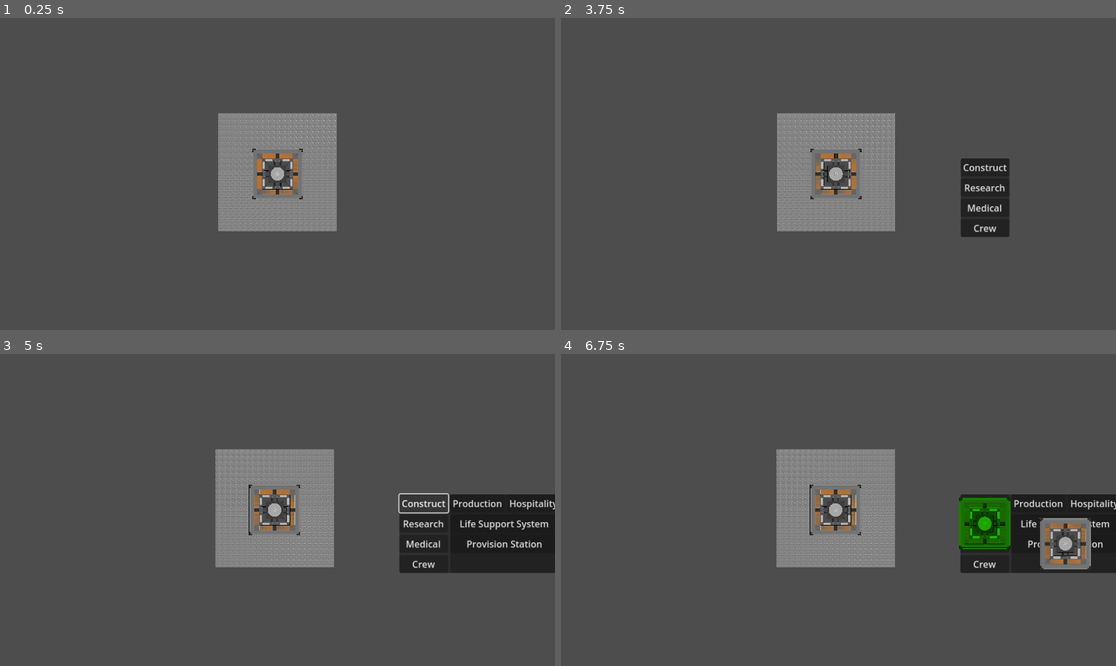
Above: before the commit, frames 1-4 (two rows, left to right).
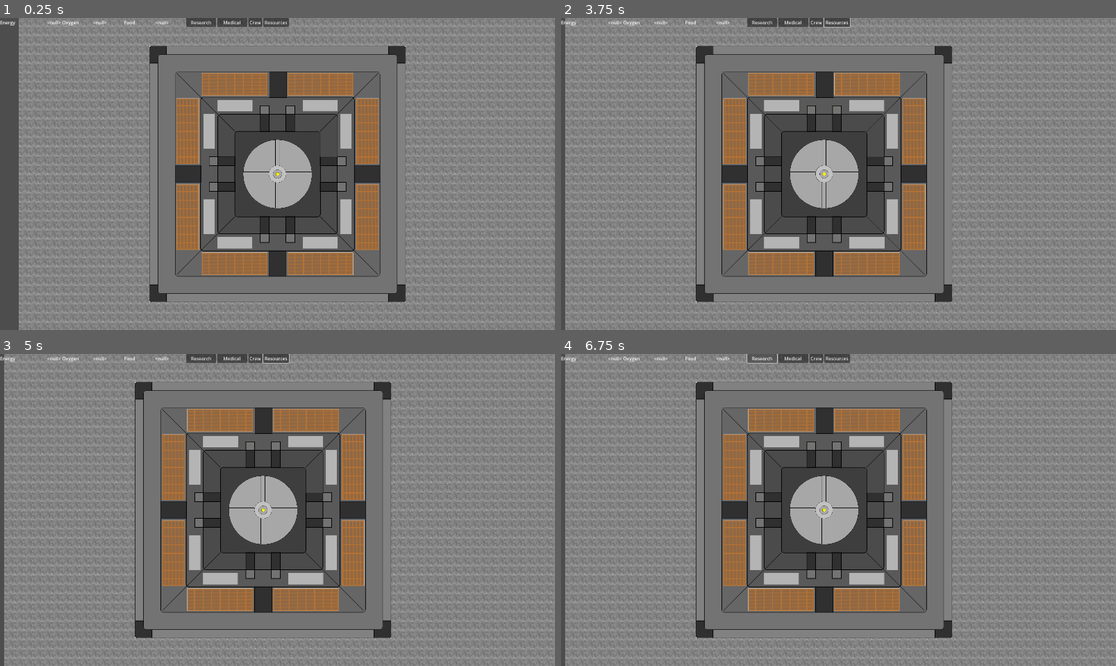
Above: after the commit, the same moments.

Repository: AxisTrotec/Astra
Game: Godot game, scene res://Scenes/World Generation/World Generation.tscn
The game is run twice, just before and just after one commit, with the same random seed, the same clock (stepped at 60 frames per second) and the same inputs.
Inputs (mouse positions are in pixels of both pictures, inside the frame that each line leads up to):
- Up to frame 1 (0.25 s): no input
- Up to frame 2 (3.75 s): click (760, 21) at 0.5 s, where only the run after the commit has a clickable "Research"; click (794, 21) at 1.25 s, where only the run after the commit has a clickable "Medical"; click (816, 21) at 2 s, where only the run after the commit has a clickable "Crew"; click (838, 21) at 2.75 s, where only the run after the commit has a clickable "Resources"; tap Enter at 3.5 s; move the mouse to (960, 158) at 3.52 s; hold Right from 3.53 s (still down); hold Ctrl from 3.53 s (still down); click (960, 158) at 3.67 s
- Up to frame 3 (5 s): release Right at 4.25 s; release Ctrl at 4.25 s; click (421, 503) at 4.25 s, where only the run before the commit has a clickable "Construct"
- Up to frame 4 (6.75 s): click (1066, 522) at 5 s, where only the run before the commit has a clickable "Life Support System"; click (1066, 544) at 5.75 s, where only the run before the commit has a clickable "Provision Station"; click "Research" at 6.5 s

The runs differ from the first frame. In frame 1, 92% of the frame differs, in the area x 0-100%, y 0-100%; in frame 2, 94%; in frame 3, 94%; in frame 4, 94%.

Commit message:
Test

Diff:
--- a/Entities/HQ.gd
+++ b/Entities/HQ.gd
@@ -1,4 +1,6 @@
 extends Node2D
+
+var innerBuildValid = true
 
 func _ready():
 
@@ -28,8 +30,17 @@
 func on_click():
 	print("Click")
 
-func _on_area_2d_area_entered(area):
+func _on_inner_area_2d_area_entered(area):
+	innerBuildValid = false
+
+func _on_inner_area_2d_area_exited(area):
+	innerBuildValid = true
+
+func _on_outer_area_2d_area_entered(area):
+	if !innerBuildValid:
+		Global.build_valid = false
+	else:
+		Global.build_valid = true
+
+func _on_outer_area_2d_area_exited(area):
 	Global.build_valid = false
-
-func _on_area_2d_area_exited(area):
-	Global.build_valid = true
--- a/Entities/HQ.tscn
+++ b/Entities/HQ.tscn
@@ -1,21 +1,31 @@
-[gd_scene load_steps=4 format=3 uid="uid://ccxncict6cq11"]
+[gd_scene load_steps=5 format=3 uid="uid://ccxncict6cq11"]
 
 [ext_resource type="Texture2D" uid="uid://b4xj01hkkhswb" path="res://Art Assets/Assets/HQ.png" id="1_ldiky"]
 [ext_resource type="Script" path="res://Entities/HQ.gd" id="1_se6c5"]
 
 [sub_resource type="RectangleShape2D" id="RectangleShape2D_5fsce"]
-size = Vector2(1772, 1769)
+size = Vector2(1774, 1771)
+
+[sub_resource type="RectangleShape2D" id="RectangleShape2D_e8bxo"]
+size = Vector2(1998, 1998)
 
 [node name="Sprite2D" type="Sprite2D"]
 top_level = true
 texture = ExtResource("1_ldiky")
 script = ExtResource("1_se6c5")
 
-[node name="Area2D" type="Area2D" parent="."]
+[node name="InnerArea2D" type="Area2D" parent="."]
 
-[node name="AnimatableBody2D" type="CollisionShape2D" parent="Area2D"]
-position = Vector2(2.08165e-12, 2.08165e-12)
+[node name="AnimatableBody2D" type="CollisionShape2D" parent="InnerArea2D"]
 shape = SubResource("RectangleShape2D_5fsce")
 
-[connection signal="area_entered" from="Area2D" to="." method="_on_area_2d_area_entered"]
-[connection signal="area_exited" from="Area2D" to="." method="_on_area_2d_area_exited"]
+[node name="OuterArea2D" type="Area2D" parent="."]
+
+[node name="AnimatableBody2D" type="CollisionShape2D" parent="OuterArea2D"]
+shape = SubResource("RectangleShape2D_e8bxo")
+debug_color = Color(0.788235, 0.431373, 0, 0.419608)
+
+[connection signal="area_entered" from="InnerArea2D" to="." method="_on_inner_area_2d_area_entered"]
+[connection signal="area_exited" from="InnerArea2D" to="." method="_on_inner_area_2d_area_exited"]
+[connection signal="area_entered" from="OuterArea2D" to="." method="_on_outer_area_2d_area_entered"]
+[connection signal="area_exited" from="OuterArea2D" to="." method="_on_outer_area_2d_area_exited"]
--- /dev/null
+++ b/Scenes/World Generation/CanvasLayer.gd
@@ -0,0 +1,10 @@
+extends CanvasLayer
+
+#@onready var buildPanel = $"Main"
+#
+#var buildPanelFlag = false
+#
+#func build_panel(mouse_pos):
+#	buildPanelFlag = true
+#	buildPanel.set_position(mouse_pos)
+#	buildPanel.visible = true
--- a/Scenes/World Generation/World Generation.tscn
+++ b/Scenes/World Generation/World Generation.tscn
@@ -1,6 +1,7 @@
-[gd_scene load_steps=8 format=3 uid="uid://bh0tlyncvy41i"]
+[gd_scene load_steps=9 format=3 uid="uid://bh0tlyncvy41i"]
 
 [ext_resource type="Script" path="res://Scripts/World.gd" id="1_csb2j"]
+[ext_resource type="Script" path="res://Scenes/World Generation/CanvasLayer.gd" id="2_3jpvs"]
 [ext_resource type="Script" path="res://Scripts/Camera2D.gd" id="2_ce041"]
 [ext_resource type="PackedScene" uid="uid://og4nfak4a8pw" path="res://Scenes/InfoPanel/counter_bar.tscn" id="2_esr7y"]
 [ext_resource type="PackedScene" uid="uid://ciwq1u7iktiiw" path="res://Scenes/InfoPanel/InfoPanel.tscn" id="2_pqhvx"]
@@ -11,36 +12,39 @@
 [node name="World" type="Node2D"]
 script = ExtResource("1_csb2j")
 
+[node name="WorldGeneration" parent="." instance=ExtResource("6_dedit")]
+position = Vector2(257, -6)
+
+[node name="Build_preview" type="CanvasLayer" parent="."]
+transform = Transform2D(1, 2.08165e-13, -2.08165e-13, 1, 0, 0)
+follow_viewport_enabled = true
+script = ExtResource("9_arw4f")
+
 [node name="Camera2D" type="Camera2D" parent="."]
-zoom = Vector2(0.1, 0.1)
+zoom = Vector2(0.5, 0.5)
 position_smoothing_enabled = true
-position_smoothing_speed = 10.0
+position_smoothing_speed = 100.0
+rotation_smoothing_enabled = true
 script = ExtResource("2_ce041")
 
-[node name="Counter Bar" parent="Camera2D" instance=ExtResource("2_esr7y")]
-visible = false
+[node name="CanvasLayer" type="CanvasLayer" parent="Camera2D"]
+script = ExtResource("2_3jpvs")
+
+[node name="Counter Bar" parent="Camera2D/CanvasLayer" instance=ExtResource("2_esr7y")]
+metadata/_edit_use_anchors_ = true
 
 [node name="InfoPanel" parent="Camera2D" instance=ExtResource("2_pqhvx")]
 visible = false
 anchors_preset = 0
 anchor_right = 0.0
 anchor_bottom = 0.0
-offset_left = 402.0
-offset_top = 391.0
-offset_right = 612.0
-offset_bottom = 661.0
+offset_left = 0.0
+offset_top = 0.0
+offset_right = 210.0
+offset_bottom = 270.0
 scale = Vector2(1, 1)
 
 [node name="MainPanel" parent="Camera2D" instance=ExtResource("5_iogo4")]
 visible = false
-offset_left = 247.0
-offset_top = 399.0
-offset_right = 287.0
-offset_bottom = 439.0
-
-[node name="WorldGeneration" parent="." instance=ExtResource("6_dedit")]
-
-[node name="Build_preview" type="CanvasLayer" parent="."]
-transform = Transform2D(1, 2.08165e-13, -2.08165e-13, 1, 0, 0)
-follow_viewport_enabled = true
-script = ExtResource("9_arw4f")
+offset_right = 84.0
+offset_bottom = 136.0
--- a/Scenes/World Generation/world_generation.tscn
+++ b/Scenes/World Generation/world_generation.tscn
@@ -21,4 +21,3 @@
 [node name="Facilities" type="Node2D" parent="."]
 
 [node name="HQ" parent="Facilities" instance=ExtResource("3_nidvb")]
-position = Vector2(0, -2)
--- a/Scripts/Build_preview.gd
+++ b/Scripts/Build_preview.gd
@@ -8,10 +8,8 @@
 	facility.position = mouse_pos
 	add_child(facility)
 
-	print(facility.texture.get_width())
-
 func update_tower_preview(new_pos, color):
-	get_node("DragPreview").position = new_pos
+	get_node("DragPreview").position = Vector2(ceil(new_pos.x),ceil(new_pos.y))
 
 	if get_node("DragPreview").modulate != Color(color):
 		get_node("DragPreview").modulate = Color(color)
--- a/Scripts/Camera2D.gd
+++ b/Scripts/Camera2D.gd
@@ -1,16 +1,9 @@
 extends Camera2D
 
-#Panels
-@onready var panel = $"Counter Bar"
-@onready var buildPanel = $"MainPanel"
+@onready var buildPanel = $MainPanel
 
+var zoomSpeed = 0.05
 var buildPanelFlag = false
-
-func _ready():
-	#Set panels on top-left corner of the screen
-	panel.set_position(Vector2(-18000,-10500))
-	panel.scale.x = 20
-	panel.scale.y = 20
 
 func _input(event):
 	if event is InputEventKey:
@@ -26,19 +19,24 @@
 				position.y += 50
 
 			if Input.is_key_pressed(KEY_CTRL):
-				build_panel()
+				print(get_global_mouse_position())
+				print((get_global_mouse_position() + get_global_mouse_position()))
 
-			#Menu
+			#Menus
 			if Input.is_key_pressed(KEY_ESCAPE):
 				get_tree().change_scene_to_file("res://Menus/WorldGenOptions/WGOptionsMenu.tscn")
 
 	if event is InputEventMouseButton:
 		if Input.is_mouse_button_pressed(MOUSE_BUTTON_RIGHT):
-			build_panel()
+			build_panel(get_global_mouse_position())
+		if Input.is_mouse_button_pressed(MOUSE_BUTTON_WHEEL_UP):
+			zoom.x += zoomSpeed
+			zoom.y += zoomSpeed
+		if Input.is_mouse_button_pressed(MOUSE_BUTTON_WHEEL_DOWN):
+			zoom.x -= zoomSpeed
+			zoom.y -= zoomSpeed
 
-func build_panel():
+func build_panel(mouse_pos):
 	buildPanelFlag = true
-	buildPanel.set_position(Vector2(get_global_mouse_position().x, get_global_mouse_position().y))
-	buildPanel.scale.x = 20
-	buildPanel.scale.y = 20
+	buildPanel.set_position(mouse_pos)
 	buildPanel.visible = true
--- a/Scripts/World.gd
+++ b/Scripts/World.gd
@@ -1,8 +1,8 @@
 extends Node2D
 
-@onready var cur_energy = $"Camera2D/Counter Bar/CurrentEnergy"
-@onready var cur_oxygen = $"Camera2D/Counter Bar/CurrentOxygen"
-@onready var cur_food = $"Camera2D/Counter Bar/CurrentFood"
+@onready var cur_energy = $"Camera2D/CanvasLayer/Counter Bar/CurrentEnergy"
+@onready var cur_oxygen = $"Camera2D/CanvasLayer/Counter Bar/CurrentOxygen"
+@onready var cur_food = $"Camera2D/CanvasLayer/Counter Bar/CurrentFood"
 
 @onready var facilities = $WorldGeneration/Facilities
 
